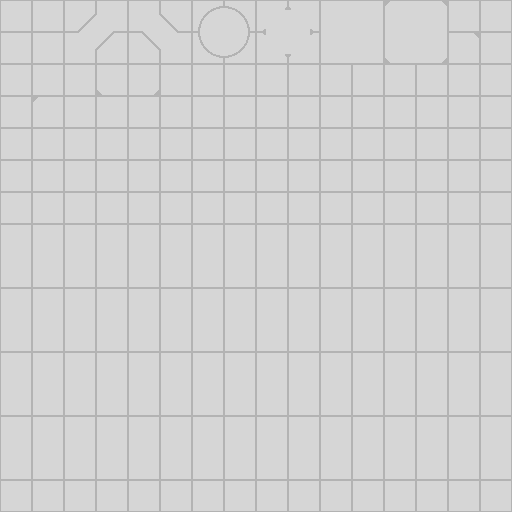
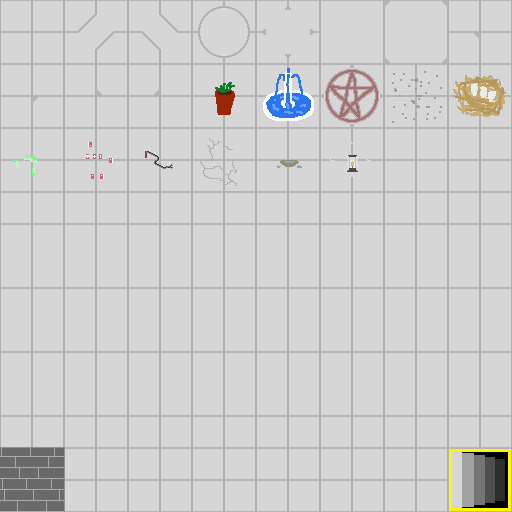
Before/after of a (512, 512) layered artwork. What changed in the layer stack:
painted on "Layer 11" over [0, 66, 511, 512]
